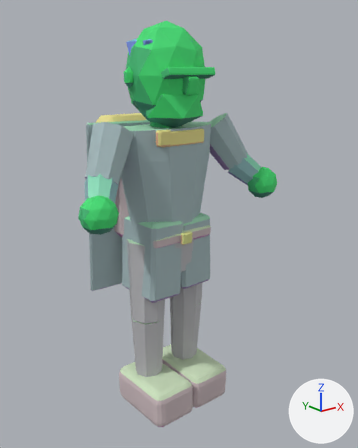
An edit to the glTF model assets/exports/npc/npc_traveller_react_v01.glb, drawn before and after from the same camera.
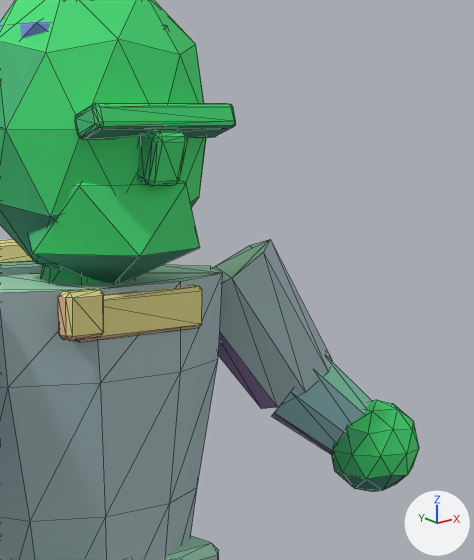
Each version is shown whole from a 50 mm camera at (-1.542, -2.035, 1.857) aimed at (0.063, -0.029, 1.055), then close up on the part from 38% to 83% of the width and 7% to 49% of the height. Every picture has the same lights, and +X, +Y and +Z are marked at lower right. The first two pictures are the older version. The close-ups show mesh edges as thin lines. Vertices at exactly the same position are counted once.

Script lines for the objects in view, before the commit:
```python
me_geo_npc_traveller_react_v01 = bpy.data.meshes.new('GEO_npc_traveller_react_v01')
me_geo_npc_traveller_react_v01.from_pydata(...)  # 902 vertices, 1680 faces; spans x -0.61..0.61, y -0.28..0.31, z 0.0..2.07
me_geo_npc_traveller_react_v01.materials.append(mat_mat_npc_indexed)
ob_geo_npc_traveller_react_v01 = bpy.data.objects.new('GEO_npc_traveller_react_v01', me_geo_npc_traveller_react_v01)
ob_geo_npc_traveller_react_v01.location = (0.0, 0.0, 0.0)
```
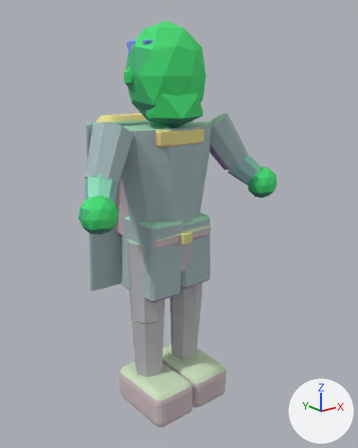
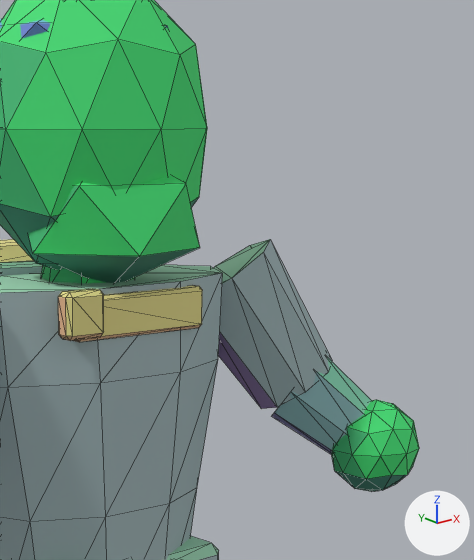
Diff of the bpy script that builds the scene:
```diff
--- a/assets/exports/npc/npc_traveller_react_v01.glb.py
+++ b/assets/exports/npc/npc_traveller_react_v01.glb.py
@@ me_geo_npc_traveller_react_v01 @@
 # used by ob_geo_npc_traveller_react_v01; location = (0.0, 0.0, 0.0)
-me_geo_npc_traveller_react_v01.from_pydata(...)  # 902 vertices, 1680 faces; spans x -0.61..0.61, y -0.28..0.31, z 0.0..2.07
+me_geo_npc_traveller_react_v01.from_pydata(...)  # 790 vertices, 1464 faces; spans x -0.61..0.61, y -0.28..0.31, z 0.0..2.07
+# me_geo_npc_traveller_react_v01 part 1: the loose piece of 56 vertices spanning x -0.14..0.14, y -0.22..-0.15, z 1.81..1.86 is deleted
+# me_geo_npc_traveller_react_v01 part 2: the loose piece of 56 vertices spanning x -0.03..0.03, y -0.22..-0.15, z 1.74..1.83 is deleted
 me_geo_npc_traveller_react_v01.materials.append(mat_mat_npc_indexed)
```

What differs and where, as boxes (x1, y1, x2, y2) in the close-ups (474 x 560 px):
part 1 of me_geo_npc_traveller_react_v01, deleted (green)
    before: (75, 103, 236, 139)
part 2 of me_geo_npc_traveller_react_v01, deleted (green)
    before: (137, 130, 188, 186)
